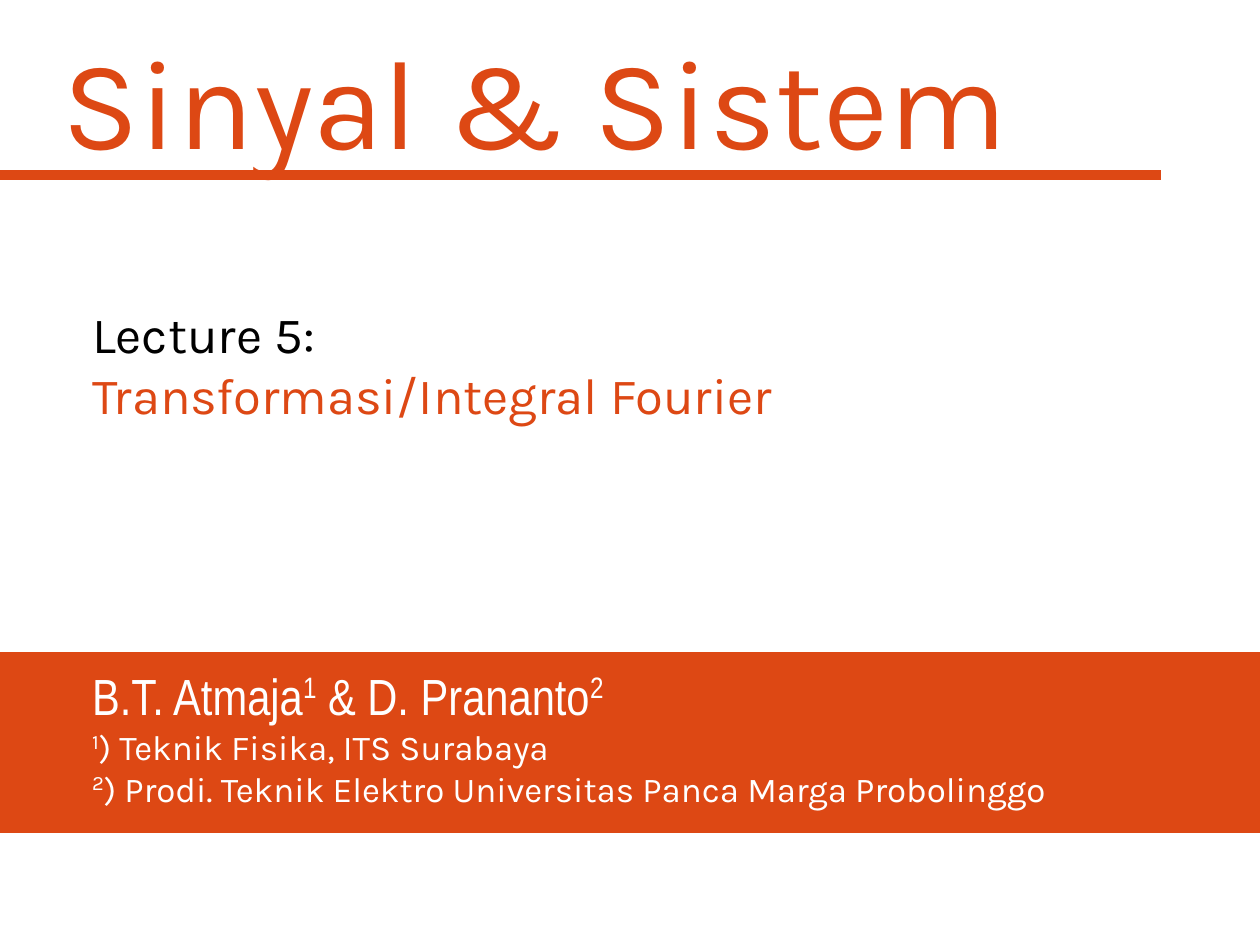
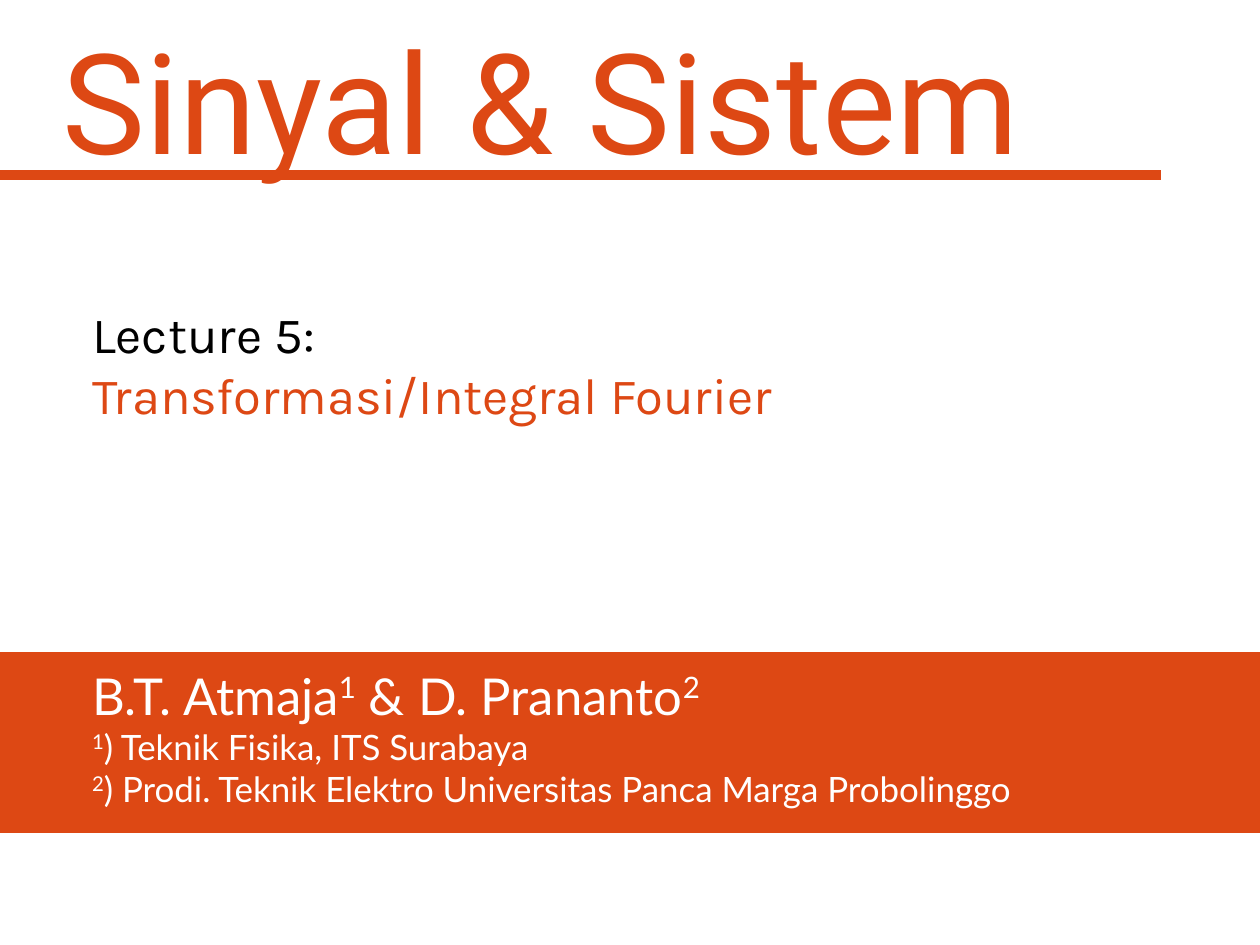
Before and after one commit to bagustris/sinyalsistem, a slide deck: slide 1 of slides/Lect5_SinyalSistem.odp. Drawn at 1260x945 pixels with LibreOffice and Linux fonts; fonts in the diff are those of the drawing. Boxes give left, top, right and bottom in pixels: in the first picture for what was removed or moved away, otherwise in the second. Text is boxed around its words. In the diff, an @@ line names an element or a change of style, - is before the commit and + after.

```diff
--- a/slides/Lect5_SinyalSistem.odp
+++ b/slides/Lect5_SinyalSistem.odp
@@ subtitle "Sinyal & Sistem" at box(63, 49, 1019, 184): size 80 to 88 pt, font Karla to Roboto @@
@@ text "B.T. Atmaja1 & D. Prananto2" at box(92, 678, 1010, 809): font Arial Narrow to Lato in "B.T. Atmaja1 & D. Prananto2"; font Karla to Lato in "1) Teknik Fisika, ITS Surabaya", "2) Prodi. Teknik Elektro Universitas Panca Marga ..." @@
```
Also in this commit, not shown: 1 other file.
